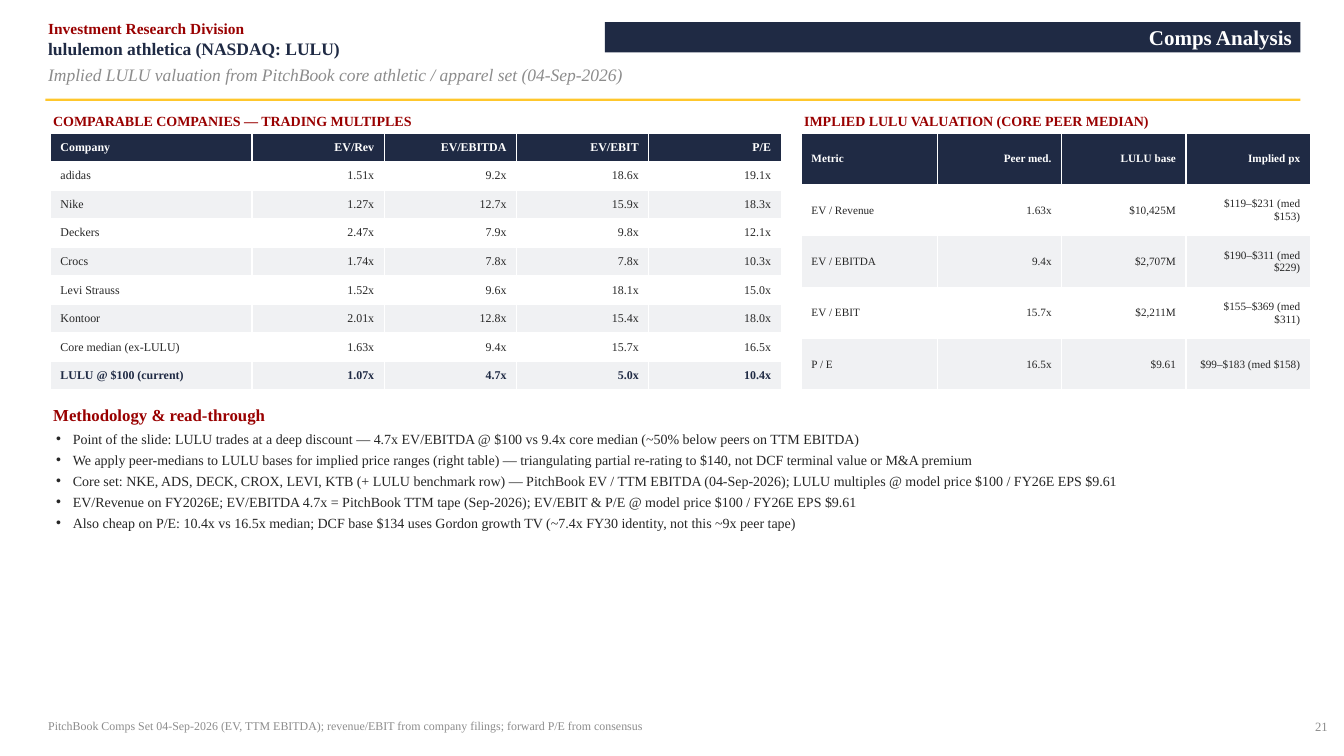
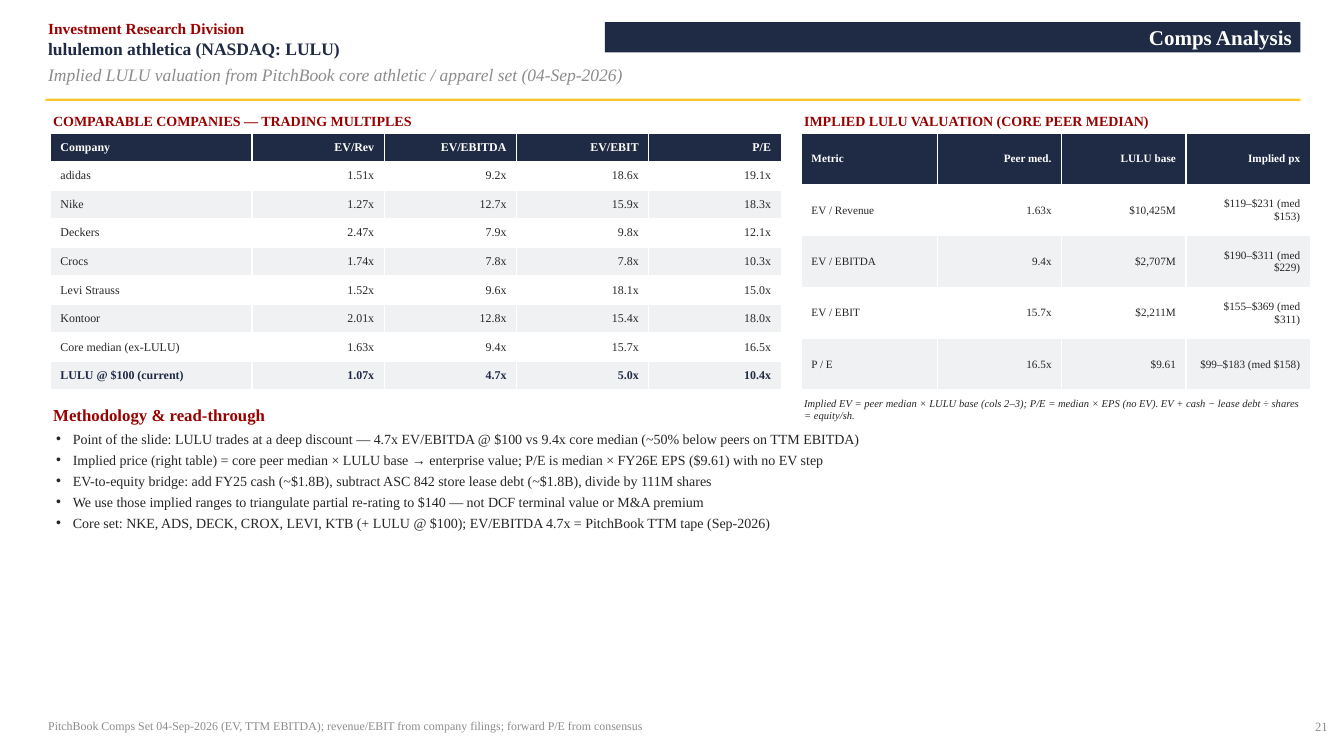
Before and after one commit to vengeanceaiUSC/RM, a slide deck: slide 22 of LULU/LULU_Investment_Pitch_Deck.pptx. Drawn at 1344x756 pixels with LibreOffice and Linux fonts; fonts in the diff are those of the drawing. Boxes give left, top, right and bottom in pixels: in the first picture for what was removed or moved away, otherwise in the second. Text is boxed around its words. In the diff, an @@ line names an element or a change of style, - is before the commit and + after.

```diff
--- a/LULU/LULU_Investment_Pitch_Deck.pptx
+++ b/LULU/LULU_Investment_Pitch_Deck.pptx
@@ text added at <box>804,399,1299,422</box>, 7.5 pt, text #262626, italic @@
+Implied EV = peer median × LULU base (cols 2–3); P/E = median × EPS (no EV). EV + cash − lease debt ÷ shares = equity/sh.
@@ text at <box>73,455,823,531</box>: text changed @@
-• We apply peer-medians to LULU bases for implied price ranges (right table) — triangulating partial re-rating to $140, not DCF terminal value or M&A premium
-• Core set: NKE, ADS, DECK, CROX, LEVI, KTB (+ LULU benchmark row) — PitchBook EV / TTM EBITDA (04-Sep-2026); LULU multiples @ model price $100 / FY26E EPS $9.61
-• EV/Revenue on FY2026E; EV/EBITDA 4.7x = PitchBook TTM tape (Sep-2026); EV/EBIT & P/E @ model price $100 / FY26E EPS $9.61
-• Also cheap on P/E: 10.4x vs 16.5x median; DCF base $134 uses Gordon growth TV (~7.4x FY30 identity, not this ~9x peer tape)
+• Implied price (right table) = core peer median × LULU base → enterprise value; P/E is median × FY26E EPS ($9.61) with no EV step
+• EV-to-equity bridge: add FY25 cash (~$1.8B), subtract ASC 842 store lease debt (~$1.8B), divide by 111M shares
+• We use those implied ranges to triangulate partial re-rating to $140 — not DCF terminal value or M&A premium
+• Core set: NKE, ADS, DECK, CROX, LEVI, KTB (+ LULU @ $100); EV/EBITDA 4.7x = PitchBook TTM tape (Sep-2026)
```
Also in this commit, not shown: 2 other files.
